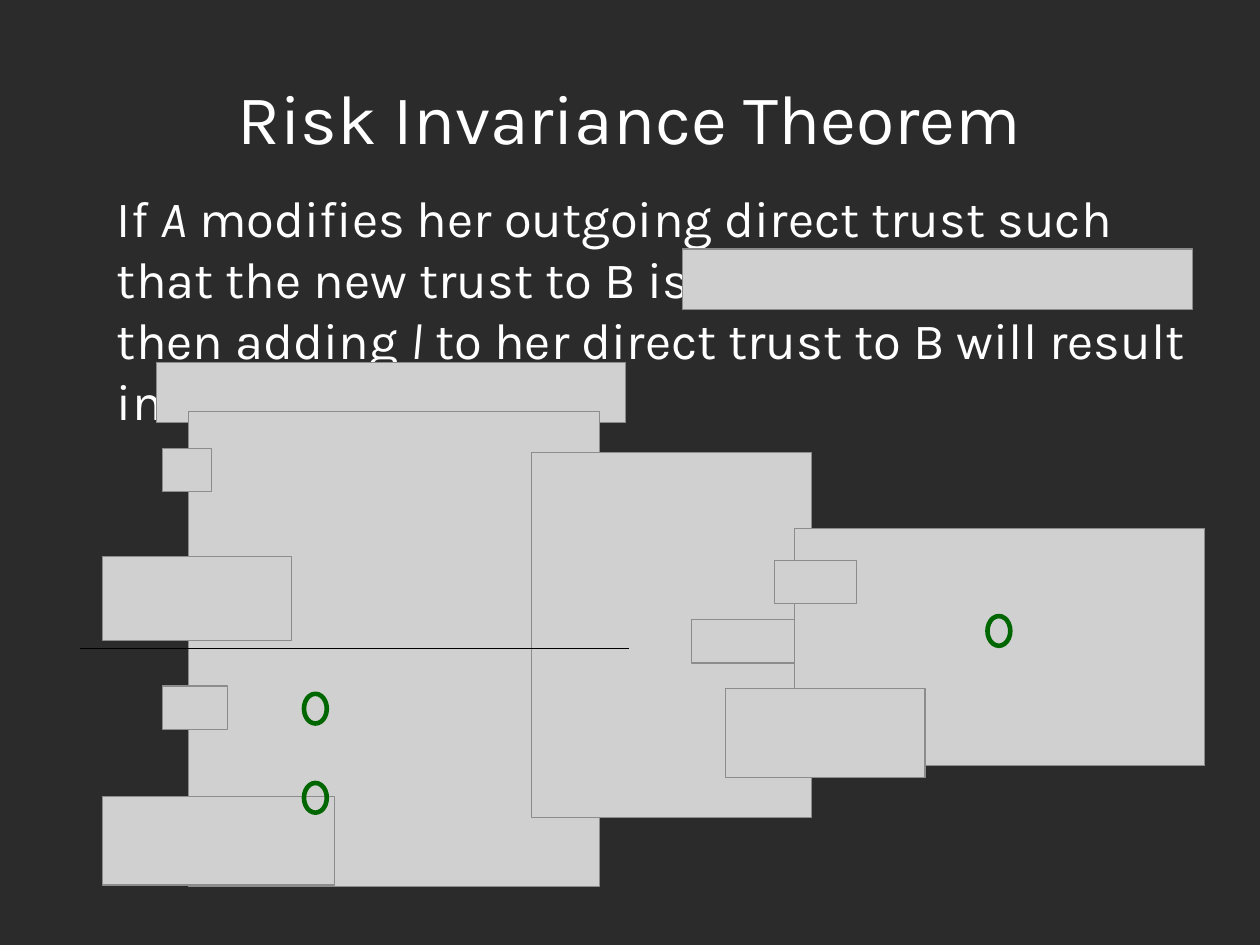
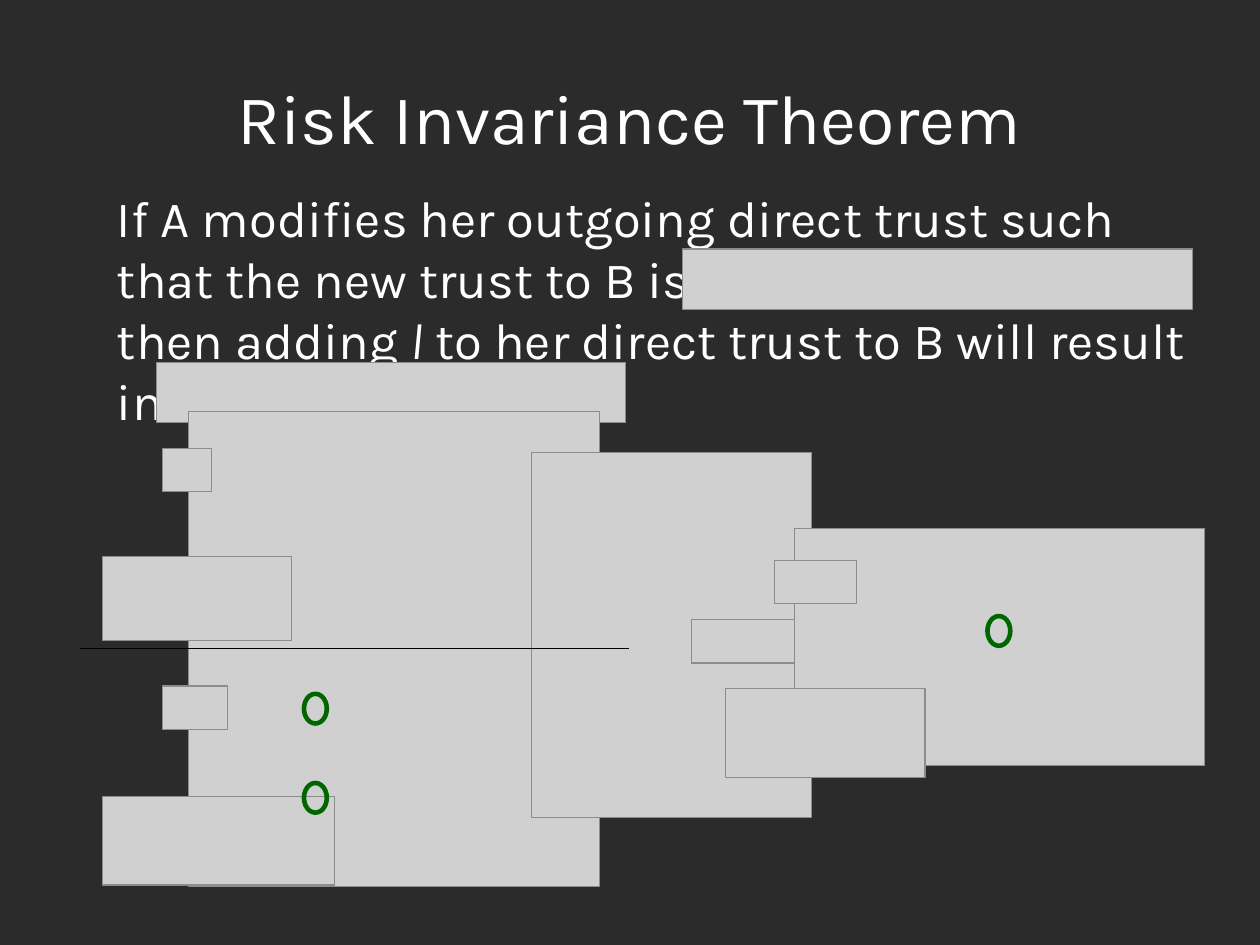
Before and after one commit to decrypto-org/TrustIsRisk, a slide deck: slide 24 of presentations/AtheCrypt10-1-2017/AtheCrypt10-1-2017.odp. Drawn at 1260x945 pixels with LibreOffice and Linux fonts; fonts in the diff are those of the drawing; grey boxes stand for pictures; background and template pictures are left out; a plain dark background stands for a picture behind light text. Boxes give left, top, right and bottom in pixels: in the first picture for what was removed or moved away, otherwise in the second. Text is boxed around its words. In the diff, an @@ line names an element or a change of style, - is before the commit and + after.

Commit message:
fix typo

```diff
--- a/presentations/AtheCrypt10-1-2017/AtheCrypt10-1-2017.odp
+++ b/presentations/AtheCrypt10-1-2017/AtheCrypt10-1-2017.odp
@@ text "If A modifies her outgoing ..." at box(117, 202, 1184, 423): italic off in "A" @@
```
